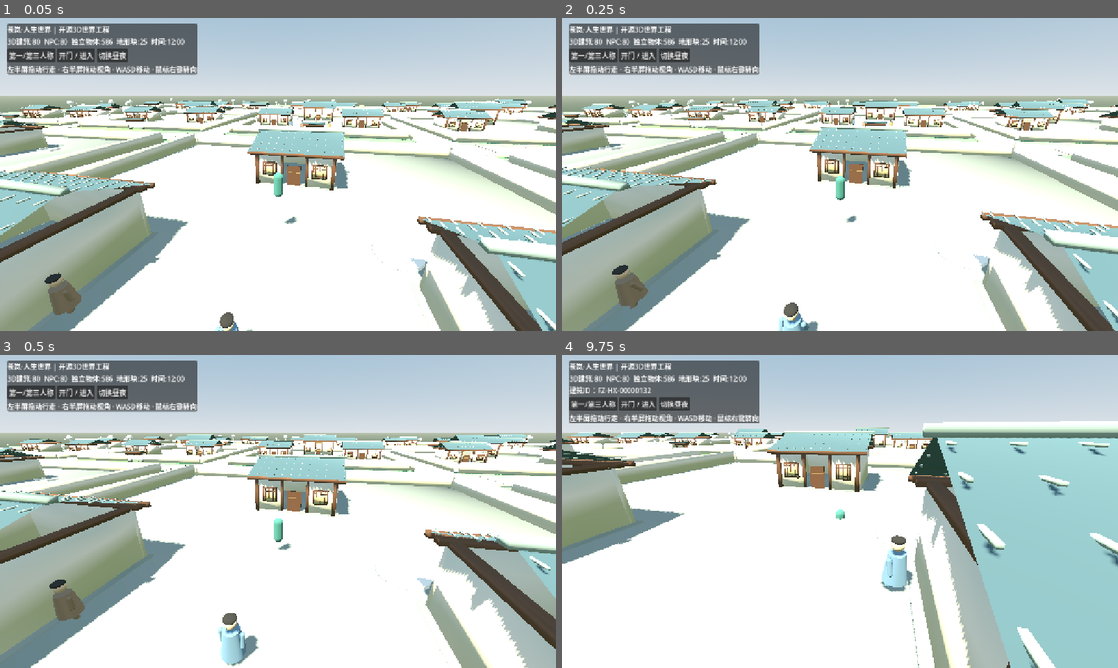
Above: before the commit, frames 1-4 (two rows, left to right).
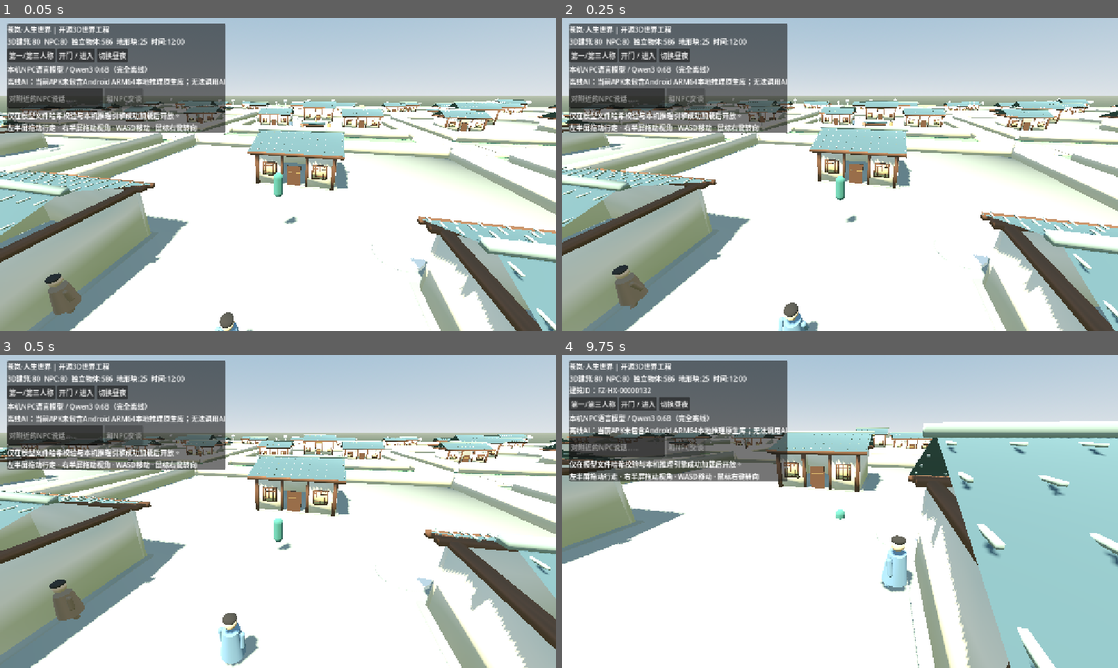
Above: after the commit, the same moments.

Repository: 160701541-cell/xinyanshuo
Game: Godot game, scene res://scenes/main.tscn
The game is run twice, just before and just after one commit, with the same random seed, the same clock (stepped at 60 frames per second) and the same inputs.
Inputs (mouse positions are in pixels of both pictures, inside the frame that each line leads up to):
- Up to frame 1 (0.05 s): no input
- Up to frame 2 (0.25 s): no input
- Up to frame 3 (0.5 s): no input
- Up to frame 4 (9.75 s): move the mouse to (962, 495) at 0.52 s; hold D 0.53-1.25 s; hold Shift 0.53-1.25 s; click (962, 495) at 0.67 s; drag from (728, 527) to (812, 574) at 1.27 s; move the mouse to (895, 442) at 2.02 s; hold D 2.03-2.75 s; hold Shift 2.03-2.75 s; drag from (812, 574) to (673, 464) at 2.77 s; move the mouse to (1006, 558) at 3.52 s; hold A 3.53-4.25 s; hold Shift 3.53-4.25 s; drag from (673, 464) to (756, 433) at 4.27 s; move the mouse to (867, 511) at 5.02 s; hold S 5.03-5.75 s; hold Shift 5.03-5.75 s; click (867, 511) at 5.17 s; drag from (756, 433) to (728, 527) at 5.77 s; move the mouse to (962, 495) at 6.52 s; hold W 6.53-7.25 s; hold Shift 6.53-7.25 s; drag from (728, 527) to (812, 574) at 7.27 s; move the mouse to (895, 442) at 8.02 s; hold S 8.03-8.75 s; hold Shift 8.03-8.75 s; drag from (812, 574) to (673, 464) at 8.77 s; move the mouse to (1006, 558) at 9.52 s; hold W from 9.53 s (still down); hold Shift from 9.53 s (still down); click (1006, 558) at 9.67 s

The runs differ from the first frame. In frame 1, 8.3% of the frame differs, in the area x 1-41%, y 1-37%; in frame 2, 8.4%; in frame 3, 8.4%; in frame 4, 8.3%.

Commit message:
feat(game): connect offline GGUF native model to live 3D NPCs with in-game chat and honest load status

Diff:
--- a/game-source/godot3d/scripts/world_main.gd
+++ b/game-source/godot3d/scripts/world_main.gd
@@ -8,6 +8,7 @@
 const Props = preload("res://scripts/prop_factory.gd")
 const Citizen = preload("res://scripts/npc_agent.gd")
 const Interiors = preload("res://scripts/interior_factory.gd")
+const LocalAI = preload("res://scripts/local_ai_service.gd")
 # Authentic earlier Canglan 3D economy/identity source has been audited and
 # safely migrated to the PUBLIC repository without any signing credentials.
 const OriginalWorldState = preload("res://scripts/world_state.gd")
@@ -34,6 +35,11 @@
 var ui_status: Label
 var ui_action: Button
 var ui_leave: Button
+var local_ai: Node
+var ui_ai_status: Label
+var ui_ai_prompt: LineEdit
+var ui_ai_answer: Label
+var ui_ai_talk: Button
 var _room: Node3D
 var _inside: bool = false
 var _selected: Node3D
@@ -73,7 +79,17 @@
 	_load_nearby_terrain()
 	_build_settlements()
 	prop_root.call("build",rules,seed)
+	# The actual GGUF/llama.cpp service is part of the same 3D game process.
+	# When native binary or verified weights are missing it reports disabled,
+	# never returns scripted dialog disguised as AI.
+	local_ai = LocalAI.new()
+	local_ai.name = "OfflineLocalAI"
+	local_ai.state_changed.connect(_on_local_ai_state)
+	local_ai.npc_reply.connect(_on_local_npc_reply)
+	local_ai.inference_failed.connect(_on_local_ai_error)
+	add_child(local_ai)
 	_create_interface()
+	_on_local_ai_state(String(local_ai.get("stage")),String(local_ai.get("info")))
 	_update_camera(1.0)
 	_refresh_status()
 	print("CANGLAN_3D_WORLD_READY ",snapshot())
@@ -303,9 +319,76 @@
 		_refresh_light()
 	)
 	actions.add_child(time_btn)
+	var ai_title := Label.new()
+	ai_title.text = "本机NPC语言模型 / Qwen3 0.6B（完全离线）"
+	stack.add_child(ai_title)
+	ui_ai_status = Label.new()
+	ui_ai_status.text = "正在检测手机本地模型……"
+	stack.add_child(ui_ai_status)
+	var chat_row := HBoxContainer.new()
+	stack.add_child(chat_row)
+	ui_ai_prompt = LineEdit.new()
+	ui_ai_prompt.placeholder_text = "对附近的NPC说话……"
+	ui_ai_prompt.custom_minimum_size = Vector2(220,46)
+	ui_ai_prompt.max_length = 120
+	ui_ai_prompt.text_submitted.connect(func(_value: String) -> void: _talk_to_nearby())
+	chat_row.add_child(ui_ai_prompt)
+	ui_ai_talk = Button.new()
+	ui_ai_talk.text = "和NPC交谈"
+	ui_ai_talk.disabled = true
+	ui_ai_talk.pressed.connect(_talk_to_nearby)
+	chat_row.add_child(ui_ai_talk)
+	ui_ai_answer = Label.new()
+	ui_ai_answer.text = "仅在模型文件哈希校验与本机推理引擎成功加载后开放。"
+	ui_ai_answer.autowrap_mode = TextServer.AUTOWRAP_WORD_SMART
+	ui_ai_answer.custom_minimum_size = Vector2(365,0)
+	stack.add_child(ui_ai_answer)
 	var footer := Label.new()
 	footer.text = "左半屏拖动行走 · 右半屏拖动视角 · WASD移动 · 鼠标右键转向"
 	stack.add_child(footer)
+
+func _on_local_ai_state(next_state: String, description: String) -> void:
+	if ui_ai_status!=null:
+		ui_ai_status.text = "离线AI：" + description
+	if ui_ai_talk!=null:
+		ui_ai_talk.disabled = (next_state!="ready")
+
+func _on_local_npc_reply(entity_code: String, message: String) -> void:
+	if ui_ai_answer!=null:
+		ui_ai_answer.text = entity_code + "： " + message
+
+func _on_local_ai_error(message: String) -> void:
+	if ui_ai_answer!=null:
+		ui_ai_answer.text = "本地模型：" + message
+
+func _nearest_citizen(radius_m: float = 7.0) -> Node3D:
+	var best: Node3D = null
+	var best_sq: float = radius_m*radius_m
+	for citizen in citizen_nodes:
+		var d: float = citizen.global_position.distance_squared_to(avatar.global_position)
+		if d<best_sq:
+			best_sq = d
+			best = citizen
+	return best
+
+func _talk_to_nearby() -> void:
+	if _inside or local_ai==null:
+		return
+	var near: Node3D = _nearest_citizen()
+	if near==null:
+		ui_ai_answer.text = "附近7米没有可以交谈的居民，请靠近一名NPC。"
+		return
+	var code: String = String(near.get_meta("entity_id",""))
+	var profession: String = String(near.get_meta("role","村民"))
+	var prompt: String = ui_ai_prompt.text
+	if prompt.strip_edges().is_empty():
+		ui_ai_answer.text = "先输入你想说的话。"
+		return
+	var ok: bool = bool(local_ai.call("ask_npc",code,profession,prompt,_hour,
+			{"place":"苍岚河西新镇"}))
+	if ok:
+		ui_ai_answer.text = "正在用手机本地模型计算 " + code + " 的回答……"
+		ui_ai_prompt.clear()
 
 func _physics_process(delta: float) -> void:
 	if avatar == null or _inside:
@@ -519,4 +602,7 @@
 		"world_props":int(prop_stats.get("independent_prop_ids",0)),
 		"batched_instances":int(prop_stats.get("visible_mesh_instances",0)),
 		"inside":_inside,"license":"MIT engine; original procedural geometry",
-		"art_status":"WIP_NO_VISUAL_APPROVAL","original_apk_updated":false}
+		"art_status":"WIP_NO_VISUAL_APPROVAL","original_apk_updated":false,
+		"local_ai_state":String(local_ai.get("stage")) if local_ai!=null else "not_installed",
+		"local_ai_backend":"llama.cpp GGUF embedded C++ GDExtension (when compiled)",
+		"model_verified":String(local_ai.get("stage")) in ["loading","ready","thinking"] if local_ai!=null else false}
